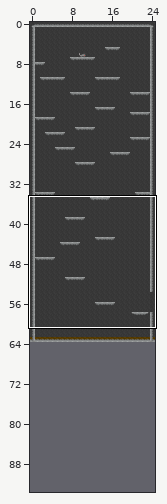
Two versions of a level (Tiled map (JSON), assets/maps/level1.json). Above, an overview of the earlier version with the close-up marked.
Close-up. Earlier state:
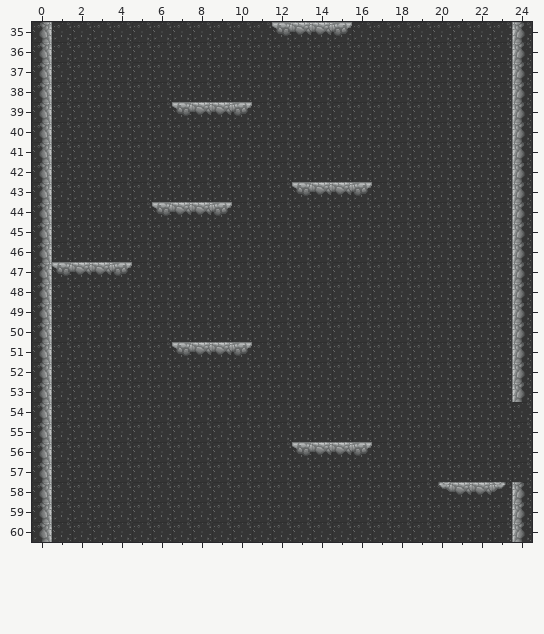
Cells are 32x32 px. Shown: x 0..24, y 35..60. The commit also changed other parts of the map, which this record leaves out. The old version is drawn lined up with the new one.
New version:
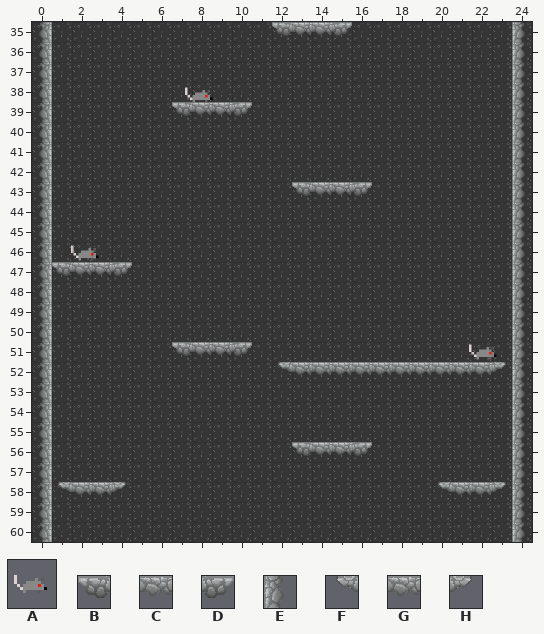
Key: from "rato-sprite": A 1; from "tiled-fases": B 24, C 25, D 27, E 51, F 56, G 57, H 59.
_ is an empty cell.
Objects are placed by their top-left corner, in cells (3,4 is the top-left corner of cell 3,4); size is 1x1 cell unless given.
Commit message: Adicionanod mais ratos
From old to new:
map size 25x64 -> 25x94 cells
Layer "Walls":
y 44: x 6..9 BCCD -> ____
y 52: x 12..23 ____________ -> FGGGGGGGGGGH
y 54..57: x 24 _ -> E
y 58: x 1..4 ____ -> FGGH
Layer "Enemies":
added: A "rato" at 7.4,37.7 size 2x2
added: A "rato" at 1.7,45.5 size 2x2
added: A "rato" at 21.6,50.5 size 2x2
Changed places in both close-ups, as pixel boxes (x1, y1, x2, y2):
added: (185, 87, 213, 103)
removed: (152, 202, 232, 216)
added: (71, 245, 99, 261)
added: (278, 344, 506, 375)
added: (512, 402, 525, 482)
added: (58, 482, 126, 495)
